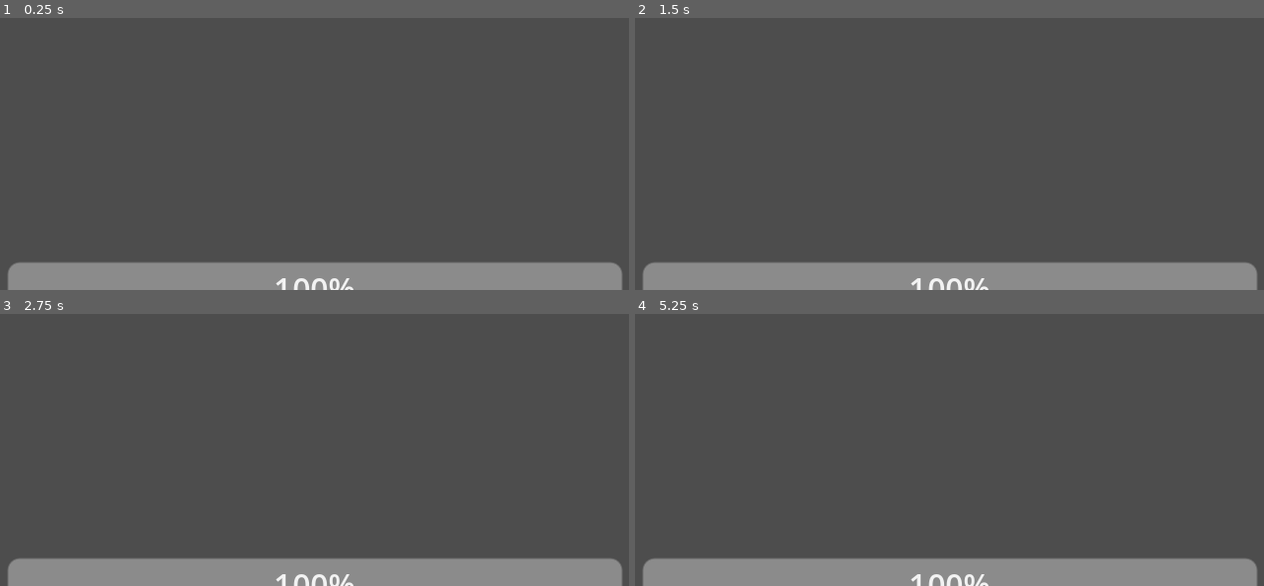
Above: before the commit, frames 1-4 (two rows, left to right).
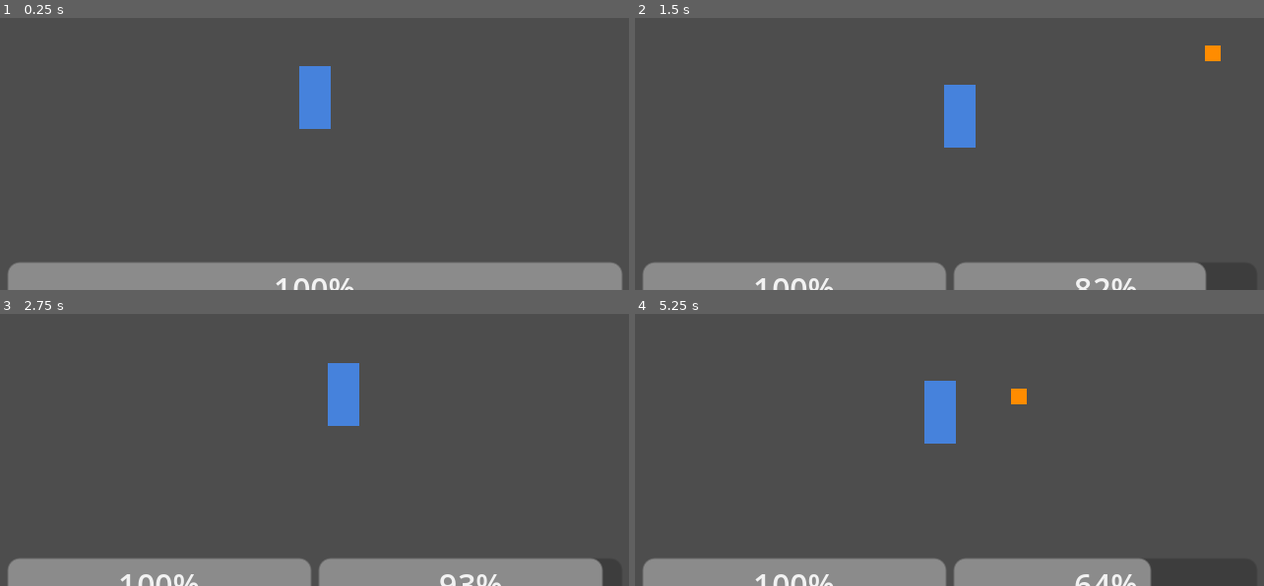
Above: after the commit, the same moments.

Repository: hansmel21/rptext
Game: Godot game, scene res://scenes/village/VillageMap.tscn
The game is run twice, just before and just after one commit, with the same random seed, the same clock (stepped at 60 frames per second) and the same inputs. This scene is started directly instead of the project's main scene.
Inputs (mouse positions are in pixels of both pictures, inside the frame that each line leads up to):
- Up to frame 1 (0.25 s): no input
- Up to frame 2 (1.5 s): tap Enter at 0.5 s; move the mouse to (1087, 96) at 0.52 s; hold D (move_right) 0.53-1.28 s; hold Right mouse button (attack_fireball) 0.53-1.28 s; move the mouse to (823, 132) at 1.27 s; hold S (move_down) from 1.28 s (still down); click (823, 132) at 1.35 s
- Up to frame 3 (2.75 s): move the mouse to (377, 330) at 2.02 s; release S (move_down) at 2.03 s; hold D (move_right) from 2.03 s (still down); hold E (dialogue_advance) from 2.03 s (still down)
- Up to frame 4 (5.25 s): move the mouse to (918, 479) at 2.77 s; release D (move_right) at 2.78 s; release E (dialogue_advance) at 2.78 s; hold W (move_up) 2.78-3.53 s; right-click (918, 479) at 2.85 s; move the mouse to (1138, 463) at 3.52 s; press the mouse at (1138, 463) at 3.53 s; hold A (move_left) 3.53-5.03 s; move the mouse to (760, 357) at 4.27 s; release the mouse at (760, 357) at 4.28 s; tap E (dialogue_advance) at 4.35 s; move the mouse to (980, 409) at 5.02 s; hold S (move_down) from 5.03 s (still down); hold Right mouse button (attack_fireball) from 5.03 s (still down)

The runs differ from the first frame. In frame 1, 1.2% of the frame differs, in the area x 47-53%, y 17-41%; in frame 2, 3.0%; in frame 3, 2.3%; in frame 4, 3.8%, in the area x 19-99%, y 24-100%.

Commit message:
Add placeholder assets and wire scenes for first playable test
- 12 placeholder PNGs (colored rectangles) in assets/placeholders/
  for player, NPCs, fader, fireball, pet variants, and tiles
- All scenes now have inline collision shapes and sprite textures:
  Player (body + sword hitbox + interaction zone), NPC, Fader, Fireball
- SpriteFrames for Player and Fader with placeholder texture covering
  all animation names (walk_down/up/side, attack, idle)
- VillageMap.gd: connects Player to HUD on _ready, starts village music
- IsolatedArea.gd: connects Player to HUD, activates HungerSystem,
  wires AreaExit trigger to CH2 transition
- NPC.gd: dialogue_resource typed as Resource (works without DM3 plugin);
  gracefully skips dialogue box if no resource assigned

Co-Authored-By: Claude Sonnet 4.6 <noreply@anthropic.com>
Claude-Session: https://claude.ai/code/session_01MrEv2HsTgyv9nXCLx9Lk3b

Diff:
--- a/scenes/characters/Fader.tscn
+++ b/scenes/characters/Fader.tscn
@@ -1,6 +1,18 @@
-[gd_scene load_steps=2 format=3 uid="uid://c000000000002"]
+[gd_scene load_steps=5 format=3 uid="uid://c000000000002"]
 
-[ext_resource type="Script" path="res://scripts/enemies/Fader.gd" id="1_fader"]
+[ext_resource type="Script"    path="res://scripts/enemies/Fader.gd"         id="1_fader"]
+[ext_resource type="Texture2D" path="res://assets/placeholders/fader.png"    id="2_tex"]
+
+[sub_resource type="SpriteFrames" id="SpriteFrames_1"]
+animations = [{
+"frames": [{"duration": 1.0, "texture": ExtResource("2_tex")}],
+"loop": true,
+"name": &"default",
+"speed": 5.0
+}]
+
+[sub_resource type="RectangleShape2D" id="RectangleShape2D_1"]
+size = Vector2(10, 10)
 
 [node name="Fader" type="CharacterBody2D"]
 collision_layer = 4
@@ -8,5 +20,10 @@
 script = ExtResource("1_fader")
 
 [node name="AnimatedSprite2D" type="AnimatedSprite2D" parent="."]
+position = Vector2(0, -8)
+sprite_frames = SubResource("SpriteFrames_1")
+animation = &"default"
 
 [node name="CollisionShape2D" type="CollisionShape2D" parent="."]
+position = Vector2(0, 8)
+shape = SubResource("RectangleShape2D_1")
--- a/scenes/characters/NPC.tscn
+++ b/scenes/characters/NPC.tscn
@@ -1,6 +1,10 @@
-[gd_scene load_steps=2 format=3 uid="uid://c000000000003"]
+[gd_scene load_steps=4 format=3 uid="uid://c000000000003"]
 
-[ext_resource type="Script" path="res://scripts/npcs/NPC.gd" id="1_npc"]
+[ext_resource type="Script"    path="res://scripts/npcs/NPC.gd"              id="1_npc"]
+[ext_resource type="Texture2D" path="res://assets/placeholders/npc.png"      id="2_tex"]
+
+[sub_resource type="CircleShape2D" id="CircleShape2D_1"]
+radius = 8.0
 
 [node name="NPC" type="Area2D"]
 collision_layer = 16
@@ -8,9 +12,12 @@
 script = ExtResource("1_npc")
 
 [node name="Sprite2D" type="Sprite2D" parent="."]
+position = Vector2(0, -8)
+texture = ExtResource("2_tex")
 
 [node name="CollisionShape2D" type="CollisionShape2D" parent="."]
+shape = SubResource("CircleShape2D_1")
 
 [node name="Label" type="Label" parent="."]
+position = Vector2(-16, -32)
 text = "NPC"
-position = Vector2(-16, -24)
--- a/scenes/characters/Player.tscn
+++ b/scenes/characters/Player.tscn
@@ -1,6 +1,44 @@
-[gd_scene load_steps=2 format=3 uid="uid://c000000000001"]
+[gd_scene load_steps=9 format=3 uid="uid://c000000000001"]
 
-[ext_resource type="Script" path="res://scripts/player/Player.gd" id="1_player"]
+[ext_resource type="Script"  path="res://scripts/player/Player.gd"                 id="1_player"]
+[ext_resource type="Texture2D" path="res://assets/placeholders/player.png"          id="2_tex"]
+
+[sub_resource type="SpriteFrames" id="SpriteFrames_1"]
+animations = [{
+"frames": [{"duration": 1.0, "texture": ExtResource("2_tex")}],
+"loop": true,
+"name": &"idle",
+"speed": 5.0
+}, {
+"frames": [{"duration": 1.0, "texture": ExtResource("2_tex")}],
+"loop": true,
+"name": &"walk_down",
+"speed": 5.0
+}, {
+"frames": [{"duration": 1.0, "texture": ExtResource("2_tex")}],
+"loop": true,
+"name": &"walk_up",
+"speed": 5.0
+}, {
+"frames": [{"duration": 1.0, "texture": ExtResource("2_tex")}],
+"loop": true,
+"name": &"walk_side",
+"speed": 5.0
+}, {
+"frames": [{"duration": 1.0, "texture": ExtResource("2_tex")}],
+"loop": false,
+"name": &"attack",
+"speed": 5.0
+}]
+
+[sub_resource type="RectangleShape2D" id="RectangleShape2D_body"]
+size = Vector2(10, 10)
+
+[sub_resource type="RectangleShape2D" id="RectangleShape2D_sword"]
+size = Vector2(14, 14)
+
+[sub_resource type="CircleShape2D" id="CircleShape2D_interact"]
+radius = 16.0
 
 [node name="Player" type="CharacterBody2D"]
 collision_layer = 2
@@ -8,20 +46,27 @@
 script = ExtResource("1_player")
 
 [node name="AnimatedSprite2D" type="AnimatedSprite2D" parent="."]
+position = Vector2(0, -8)
+sprite_frames = SubResource("SpriteFrames_1")
+animation = &"idle"
 
 [node name="CollisionShape2D" type="CollisionShape2D" parent="."]
+position = Vector2(0, 8)
+shape = SubResource("RectangleShape2D_body")
 
 [node name="SwordHitbox" type="Area2D" parent="."]
-collision_layer = 7
-collision_mask = 8
+collision_layer = 64
+collision_mask = 4
 
 [node name="SwordShape" type="CollisionShape2D" parent="SwordHitbox"]
+shape = SubResource("RectangleShape2D_sword")
 
 [node name="InteractionZone" type="Area2D" parent="."]
 collision_layer = 0
 collision_mask = 16
 
 [node name="InteractionShape" type="CollisionShape2D" parent="InteractionZone"]
+shape = SubResource("CircleShape2D_interact")
 
 [node name="Camera2D" type="Camera2D" parent="."]
 position_smoothing_enabled = true
--- a/scenes/combat/Fireball.tscn
+++ b/scenes/combat/Fireball.tscn
@@ -1,12 +1,18 @@
-[gd_scene load_steps=2 format=3 uid="uid://c000000000004"]
+[gd_scene load_steps=4 format=3 uid="uid://c000000000004"]
 
-[ext_resource type="Script" path="res://scripts/combat/Fireball.gd" id="1_fireball"]
+[ext_resource type="Script"    path="res://scripts/combat/Fireball.gd"       id="1_fireball"]
+[ext_resource type="Texture2D" path="res://assets/placeholders/fireball.png" id="2_tex"]
+
+[sub_resource type="CircleShape2D" id="CircleShape2D_1"]
+radius = 4.0
 
 [node name="Fireball" type="Area2D"]
 collision_layer = 128
-collision_mask = 5
+collision_mask = 4
 script = ExtResource("1_fireball")
 
 [node name="Sprite2D" type="Sprite2D" parent="."]
+texture = ExtResource("2_tex")
 
 [node name="CollisionShape2D" type="CollisionShape2D" parent="."]
+shape = SubResource("CircleShape2D_1")
--- a/scenes/village/IsolatedArea.tscn
+++ b/scenes/village/IsolatedArea.tscn
@@ -1,9 +1,11 @@
-[gd_scene load_steps=4 format=3 uid="uid://c000000000008"]
+[gd_scene load_steps=6 format=3 uid="uid://c000000000008"]
 
-[ext_resource type="PackedScene" path="res://scenes/characters/Player.tscn" id="1_playerscene"]
-[ext_resource type="PackedScene" path="res://scenes/ui/HUD.tscn"            id="2_hudscene"]
+[ext_resource type="Script"      path="res://scripts/village/IsolatedArea.gd" id="0_script"]
+[ext_resource type="PackedScene" path="res://scenes/characters/Player.tscn"   id="1_playerscene"]
+[ext_resource type="PackedScene" path="res://scenes/ui/HUD.tscn"              id="2_hudscene"]
 
 [node name="IsolatedArea" type="Node2D"]
+script = ExtResource("0_script")
 
 [node name="World" type="TileMap" parent="."]
 format = 2
@@ -18,8 +20,15 @@
 
 [node name="ManaTargets" type="Node2D" parent="YSort"]
 
+[sub_resource type="RectangleShape2D" id="RectangleShape2D_exit"]
+size = Vector2(32, 16)
+
 [node name="AreaExit" type="Area2D" parent="."]
+collision_layer = 0
+collision_mask = 2
+position = Vector2(80, 160)
 
 [node name="ExitShape" type="CollisionShape2D" parent="AreaExit"]
+shape = SubResource("RectangleShape2D_exit")
 
 [node name="HUD" parent="." instance=ExtResource("2_hudscene")]
--- a/scenes/village/VillageMap.tscn
+++ b/scenes/village/VillageMap.tscn
@@ -1,9 +1,11 @@
-[gd_scene load_steps=5 format=3 uid="uid://c000000000007"]
+[gd_scene load_steps=6 format=3 uid="uid://c000000000007"]
 
-[ext_resource type="PackedScene" path="res://scenes/characters/Player.tscn" id="1_playerscene"]
-[ext_resource type="PackedScene" path="res://scenes/ui/HUD.tscn"            id="2_hudscene"]
+[ext_resource type="Script"      path="res://scripts/village/VillageMap.gd"  id="0_script"]
+[ext_resource type="PackedScene" path="res://scenes/characters/Player.tscn"  id="1_playerscene"]
+[ext_resource type="PackedScene" path="res://scenes/ui/HUD.tscn"             id="2_hudscene"]
 
 [node name="VillageMap" type="Node2D"]
+script = ExtResource("0_script")
 
 [node name="World" type="TileMap" parent="."]
 format = 2
--- a/scripts/npcs/NPC.gd
+++ b/scripts/npcs/NPC.gd
@@ -1,16 +1,19 @@
 extends Area2D
 
-@export var npc_name:         String = "Villager"
-@export var dialogue_resource: DialogueResource
-@export var dialogue_title:   String = "start"
-@export var quest_index:      int    = -1
+@export var npc_name:          String   = "Villager"
+@export var dialogue_resource: Resource               # assign a .dialogue file in the Inspector
+@export var dialogue_title:    String   = "start"
+@export var quest_index:       int      = -1
 
 var _talking: bool = false
 
 signal interaction_finished
 
 func interact() -> void:
-	if _talking or dialogue_resource == null:
+	if _talking:
+		return
+	if dialogue_resource == null:
+		_on_dialogue_finished()
 		return
 	_talking = true
 	var player := GameManager.get_player()
--- /dev/null
+++ b/scripts/village/IsolatedArea.gd
@@ -0,0 +1,16 @@
+extends Node2D
+
+@onready var player:    CharacterBody2D = $YSort/Player
+@onready var hud:       CanvasLayer     = $HUD
+@onready var area_exit: Area2D          = $AreaExit
+
+func _ready() -> void:
+	hud.connect_player(player)
+	HungerSystem.activate()
+	AudioManager.play_music(AudioManager.Track.ISOLATED_AREA)
+	area_exit.body_entered.connect(_on_area_exit_entered)
+
+func _on_area_exit_entered(body: Node2D) -> void:
+	if body.is_in_group("player"):
+		HungerSystem.deactivate()
+		GameManager.change_state(GameManager.GameState.CH2_TRANSITION)
--- /dev/null
+++ b/scripts/village/VillageMap.gd
@@ -0,0 +1,8 @@
+extends Node2D
+
+@onready var player: CharacterBody2D = $YSort/Player
+@onready var hud: CanvasLayer        = $HUD
+
+func _ready() -> void:
+	hud.connect_player(player)
+	AudioManager.play_music(AudioManager.Track.VILLAGE)
Binary file added: assets/placeholders/chief.png
Binary file added: assets/placeholders/fader.png
Binary file added: assets/placeholders/fireball.png
Binary file added: assets/placeholders/mentor.png
Binary file added: assets/placeholders/npc.png
Binary file added: assets/placeholders/pet_deer.png
Binary file added: assets/placeholders/pet_fox.png
Binary file added: assets/placeholders/pet_ocelot.png
Binary file added: assets/placeholders/player.png
Binary file added: assets/placeholders/tile_ground.png
Binary file added: assets/placeholders/tile_wall.png
Binary file added: assets/placeholders/tile_water.png
